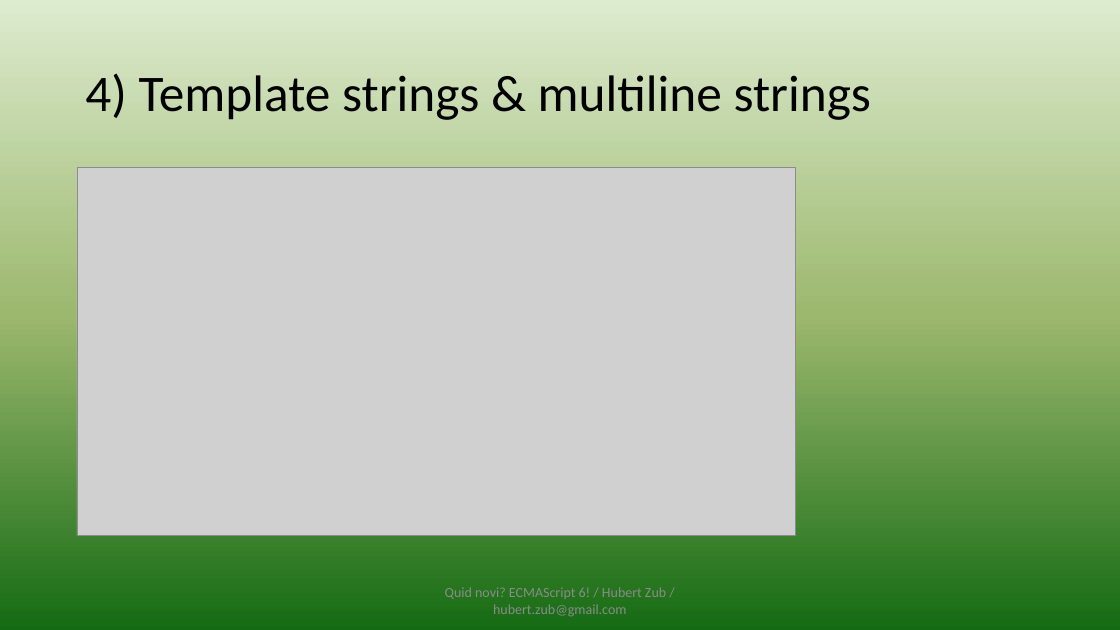
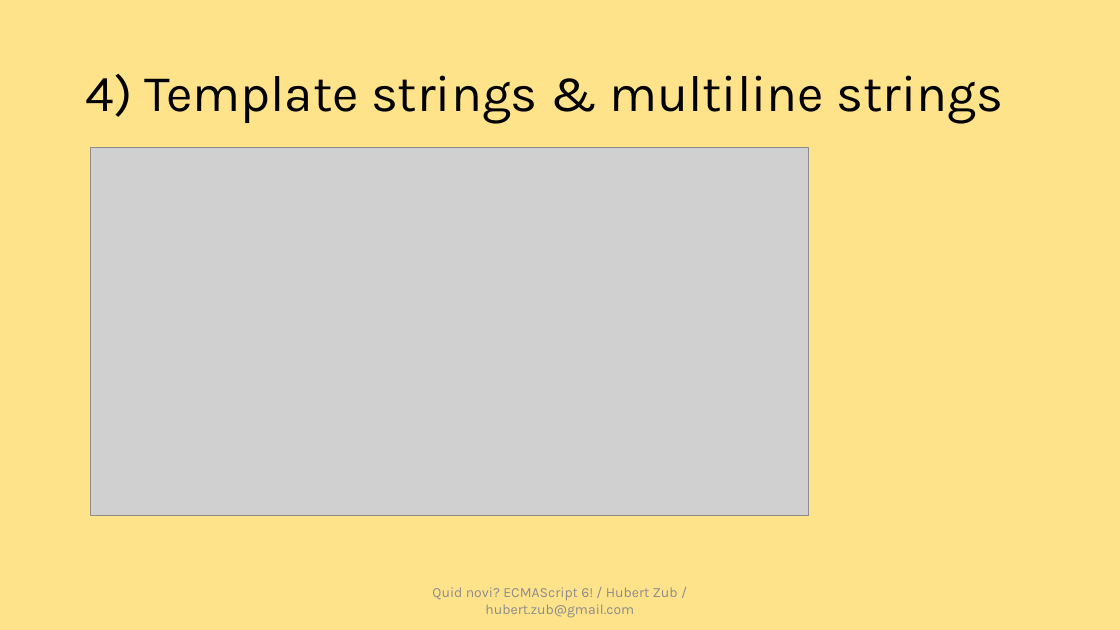
Before and after one commit to hubertzubtt/es6meetjs, a slide deck: slide 24 of prez.pptx (slide 21 before the commit). Drawn at 1120x630 pixels with LibreOffice and Linux fonts; fonts in the diff are those of the drawing; grey boxes stand for pictures. Boxes give left, top, right and bottom in pixels: in the first picture for what was removed or moved away, otherwise in the second. Text is boxed around its words. In the diff, an @@ line names an element or a change of style, - is before the commit and + after.

```diff
--- a/prez.pptx
+++ b/prez.pptx
@@ background gradient #DDEBCF to #9CB86E to #156B13 to #FFE38B @@
@@ title "4) Template strings & multiline ..." at box(85, 74, 1003, 123): font Calibri to Karla @@
@@ picture: place and size @@
-picture at box(77, 167, 796, 535)
+picture at box(91, 148, 809, 516)
@@ text "Quid novi? ECMAScript 6! / ..." at box(432, 587, 678, 618): font Calibri to Karla @@
```
Also in this commit, not shown: 39 other slides changed, 3 slides added, 9 other files.
